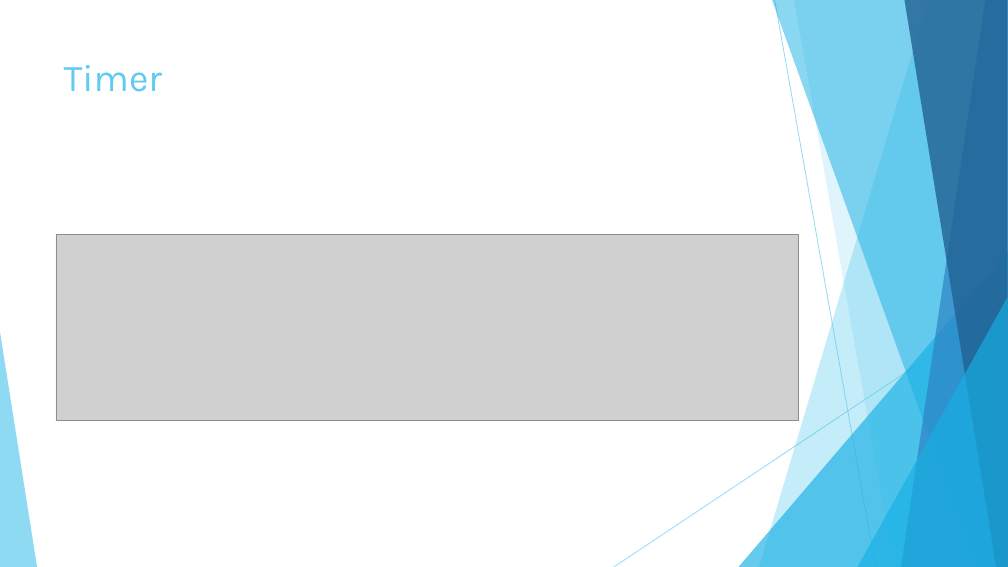
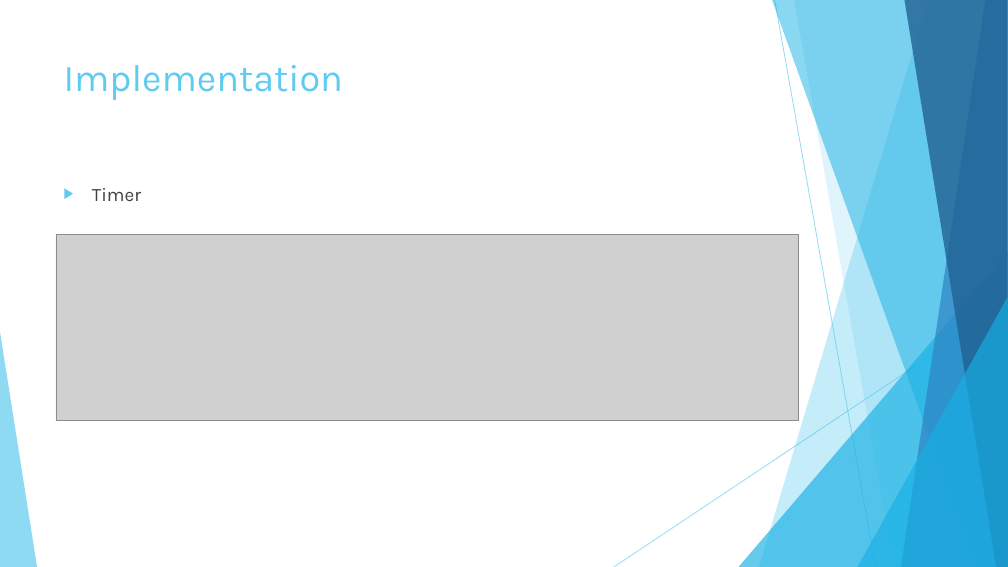
Before and after one commit to assamblerbuzzer/Buzzer, a slide deck: slide 7 of Buzzer.pptx. Drawn at 1008x567 pixels with LibreOffice and Linux fonts; fonts in the diff are those of the drawing; grey boxes stand for pictures. Boxes give left, top, right and bottom in pixels: in the first picture for what was removed or moved away, otherwise in the second. Text is boxed around its words. In the diff, an @@ line names an element or a change of style, - is before the commit and + after.

```diff
--- a/Buzzer.pptx
+++ b/Buzzer.pptx
@@ title added at (64,65,343,100), 36 pt, text #5FCBEF @@
+Implementation
@@ text "Timer": place and size @@
-text "Timer" at (64,65,163,92)
+text "Timer" at (92,188,141,201)
@@ text "Timer" at (92,188,141,201): size 36 to 18 pt, text colour #5FCBEF to #404040; bullet none to ▶; more space between paragraphs @@
```
Also in this commit, not shown: 1 slide added, 1 slide removed.
